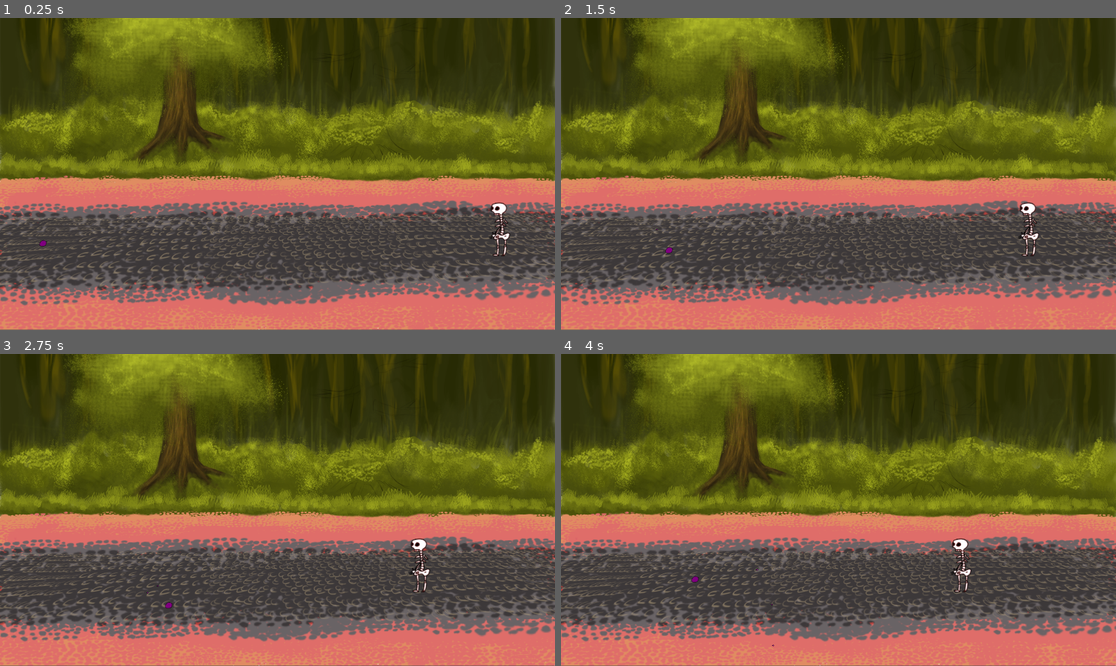
Above: before the commit, frames 1-4 (two rows, left to right).
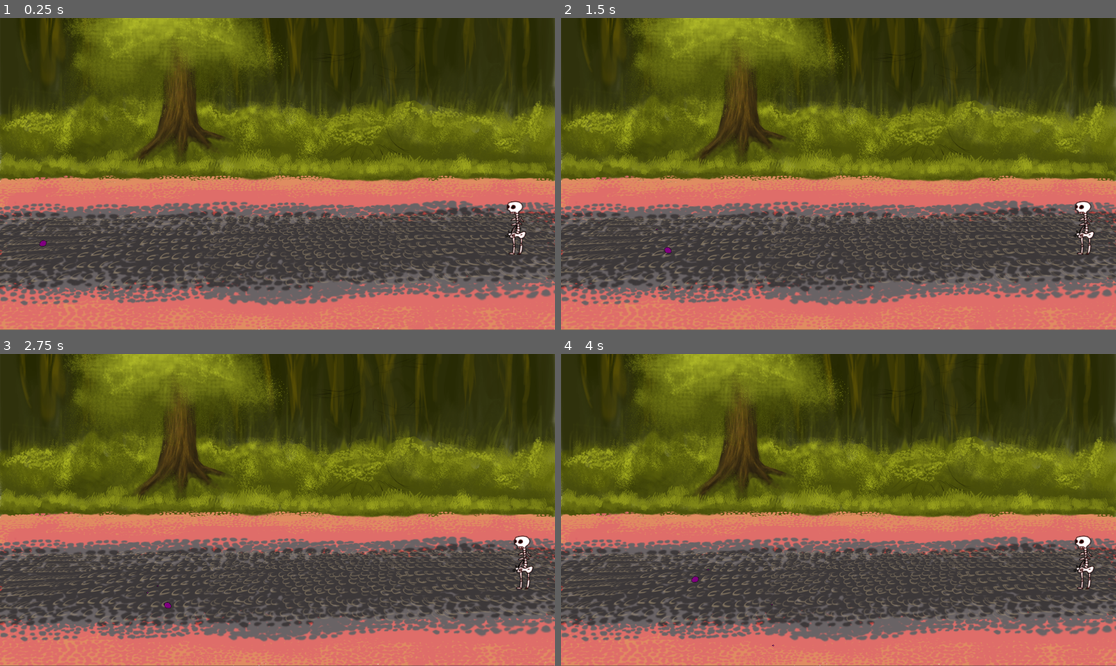
Above: after the commit, the same moments.

Repository: rcbrgs/Frankenslime
Game: Godot game, scene res://Levels/Forest.tscn
Two runs of this game, one before a commit and one after it. Both use one fixed random seed, a clock stepped at 60 frames per second and the inputs below.
Inputs:
- Up to frame 1 (0.25 s): no input
- Up to frame 2 (1.5 s): tap Enter at 0.5 s; hold Right (ui_right) 0.53-1.28 s; hold Space (ui_select) 0.53-1.28 s; hold Down (ui_down) from 1.28 s (still down); tap Space (ui_select) at 1.35 s
- Up to frame 3 (2.75 s): tap Space (ui_select) at 1.52, 1.82 s; release Down (ui_down) at 2.03 s; hold Right (ui_right) from 2.03 s (still down); hold Space (ui_select) from 2.03 s (still down)
- Up to frame 4 (4 s): release Right (ui_right) at 2.78 s; release Space (ui_select) at 2.78 s; hold Up (ui_up) 2.78-3.53 s; tap Space (ui_select) at 2.85, 3.02, 3.32, 3.5 s; hold Left (ui_left) from 3.53 s (still down); hold Space (ui_select) from 3.53 s (still down)

The runs differ from the first frame. In frame 1, 0.5% of the frame differs, in the area x 88-95%, y 58-77%; in frame 2, 0.5%; in frame 3, 0.5%, in the area x 29-97%, y 58-82%; in frame 4, 0.5%.

Commit message:
Now player and enemies change orientation and can player can shoot backwards.

Diff:
--- a/Frankenslime/Bullets/SpitBullet.gd
+++ b/Frankenslime/Bullets/SpitBullet.gd
@@ -4,8 +4,12 @@
 export (float) var speed_x
 export (float) var speed_y
 
+var facing_right = false
+
 func set_initial_position(pos):
 	position = pos
+	if not facing_right:
+		speed_x *= -1
 	apply_impulse(Vector2(0,0), Vector2(speed_x, -speed_y))
 
 func _on_SpitBullet_body_entered(body):
--- a/Frankenslime/Enemies/Enemy.tscn
+++ b/Frankenslime/Enemies/Enemy.tscn
@@ -8,6 +8,10 @@
 [node name="Movement" type="Node" parent="." index="0"]
 
 script = ExtResource( 1 )
+attack_wait_time = 2
+attack_move_speed = 5
+attack_move_wait_time = 0.05
+vision_radius = 400
 wander_range_x = 400
 wander_step_x = 25
 wander_step_y = 5
@@ -20,6 +24,20 @@
 one_shot = true
 autostart = false
 
+[node name="AttackMoveTimer" type="Timer" parent="Movement" index="1"]
+
+process_mode = 1
+wait_time = 1.0
+one_shot = true
+autostart = false
+
+[node name="AttackTimer" type="Timer" parent="Movement" index="2"]
+
+process_mode = 1
+wait_time = 1.0
+one_shot = true
+autostart = false
+
 [node name="Health" type="Node" parent="." index="1"]
 
 script = ExtResource( 2 )
--- a/Frankenslime/Enemies/Movement.gd
+++ b/Frankenslime/Enemies/Movement.gd
@@ -5,6 +5,10 @@
 var behaviour
 var initial_position
 
+export (float) var attack_wait_time = 2
+export (int) var attack_move_speed = 5
+export (float) var attack_move_wait_time = 0.05
+export (float) var vision_radius = 400
 export (int) var wander_range_x
 export (int) var wander_step_x
 export (int) var wander_step_y
@@ -13,9 +17,16 @@
 func _ready():
 	initial_position = get_parent().get_parent().position
 
-func _process(delta):
+func _physics_process(delta):
 	# update behaviour
 	behaviour = behaviours.idle
+	# can we see player?
+	var enemy = get_parent().get_parent()
+	var player = get_parent().get_parent().get_parent().get_node("Player")
+	var distance = enemy.position.distance_to(player.position)
+	#print("distance = %f" % distance)
+	if distance < vision_radius:
+		behaviour = behaviours.attacking
 
 	# act according to behaviour
 	if behaviour == behaviours.idle:
@@ -23,6 +34,27 @@
 			wander()
 			$WanderTimer.set_wait_time(wander_wait_time)
 			$WanderTimer.start()
+
+	if behaviour == behaviours.attacking:
+		#print("attacking")
+		initial_position = get_parent().get_parent().position
+		#move towards player
+		if $AttackMoveTimer.is_stopped():
+			var direction = Vector2(-1,-1)
+			#direction = player.position - enemy.position
+			if player.position.x > enemy.position.x:
+				direction.x = 1
+			if player.position.y > enemy.position.y:
+				direction.y = 1
+			set_facing(enemy.position, enemy.position + direction * attack_move_speed)
+			enemy.position += direction * attack_move_speed
+			$AttackMoveTimer.set_wait_time(attack_move_wait_time)
+			$AttackMoveTimer.start()
+		#try to shoot
+		if $AttackTimer.is_stopped():
+			enemy.shoot()
+			$AttackTimer.set_wait_time(attack_wait_time)
+			$AttackTimer.start()
 
 func wander():
 	var wander = Vector2(0,0)
@@ -42,5 +74,15 @@
 			wander.y = -wander_step_y
 	# Move the enemy
 	var en = get_parent().get_parent()
-	en.move_and_collide(wander)
+	set_facing(en.position, en.position + wander)
+	en.position += wander
 	en.position.x = clamp(en.position.x, initial_position.x - wander_range_x, initial_position.x + wander_range_x)
+
+var facing_right = false
+func set_facing(origin, destiny):
+	if destiny.x - origin.x > 0: # moving to the right
+		facing_right = true
+	else:
+		facing_right = false
+
+	get_parent().get_parent().get_node("BodySprite").flip_h = facing_right
--- a/Frankenslime/Enemies/Skeleton.gd
+++ b/Frankenslime/Enemies/Skeleton.gd
@@ -2,3 +2,6 @@
 
 func remove_hp(damage):
 	$Enemy/Health.remove_hp(damage)
+
+func shoot():
+	print("Skeleton.shoot()")
--- a/Frankenslime/Enemies/Skeleton.tscn
+++ b/Frankenslime/Enemies/Skeleton.tscn
@@ -35,7 +35,7 @@
 radius = 14.393
 height = 4.04388
 
-[node name="Skeleton" type="KinematicBody2D" index="0"]
+[node name="Skeleton" type="KinematicBody2D"]
 
 input_pickable = false
 collision_layer = 2
--- a/Frankenslime/Levels/Forest.tscn
+++ b/Frankenslime/Levels/Forest.tscn
@@ -1,14 +1,9 @@
-[gd_scene load_steps=6 format=2]
+[gd_scene load_steps=5 format=2]
 
 [ext_resource path="res://Levels/Forest background 01.png" type="Texture" id=1]
 [ext_resource path="res://Enemies/Skeleton.tscn" type="PackedScene" id=2]
 [ext_resource path="res://Player/Player.tscn" type="PackedScene" id=3]
 [ext_resource path="res://Levels/SceneParameters.gd" type="Script" id=4]
-
-[sub_resource type="RectangleShape2D" id=1]
-
-custom_solver_bias = 0.0
-extents = Vector2( 32.069, 29.1236 )
 
 [node name="Forest" type="Node"]
 
@@ -17,39 +12,18 @@
 position = Vector2( 960.056, 539.261 )
 texture = ExtResource( 1 )
 
-[node name="PlayArea" type="Area2D" parent="." index="1"]
-
-position = Vector2( 959.964, 789.039 )
-scale = Vector2( 29.7173, 3.42185 )
-input_pickable = true
-gravity_vec = Vector2( 0, 1 )
-gravity = 98.0
-linear_damp = 0.1
-angular_damp = 1.0
-audio_bus_override = false
-audio_bus_name = "Master"
-_sections_unfolded = [ "Transform" ]
-
-[node name="CollisionShape2D" type="CollisionShape2D" parent="PlayArea" index="0"]
-
-shape = SubResource( 1 )
-_sections_unfolded = [ "Transform" ]
-
-[node name="Skeleton" parent="." index="2" instance=ExtResource( 2 )]
+[node name="Skeleton" parent="." index="1" instance=ExtResource( 2 )]
 
 position = Vector2( 1779.87, 725.893 )
 scale = Vector2( 2, 2 )
 _sections_unfolded = [ "Collision", "Transform" ]
 
-[node name="Player" parent="." index="3" instance=ExtResource( 3 )]
+[node name="Player" parent="." index="2" instance=ExtResource( 3 )]
 
 position = Vector2( 146.976, 779.975 )
-_sections_unfolded = [ "Transform", "Visibility" ]
-attack_interval = 1.5
-horizontal_speed = 5
-vertical_speed = 2
+_sections_unfolded = [ "Collision", "Transform", "Visibility" ]
 
-[node name="SceneParameters" type="Node" parent="." index="4"]
+[node name="SceneParameters" type="Node" parent="." index="3"]
 
 script = ExtResource( 4 )
 min_x = 0
--- a/Frankenslime/Player/Player.gd
+++ b/Frankenslime/Player/Player.gd
@@ -5,6 +5,7 @@
 export (int) var vertical_speed = 2
 
 onready var spit_bullet_scene = preload("res://Bullets/SpitBullet.tscn")
+var facing_right = false
 
 func _physics_process(delta):
 	var motion = Vector2()
@@ -12,12 +13,15 @@
 	motion = Vector2(0,0)
 	if Input.is_action_pressed("ui_right"):
 		motion.x = horizontal_speed
+		facing_right = true
 	if Input.is_action_pressed("ui_left"):
 		motion.x = -horizontal_speed
+		facing_right = false
 	if Input.is_action_pressed("ui_up"):
 		motion.y = -vertical_speed
 	if Input.is_action_pressed("ui_down"):
 		motion.y = vertical_speed
+	set_facing()
 	var collisions = move_and_collide(motion)
 
 	# Clamp player to scene
@@ -36,5 +40,9 @@
 	#print("launch_attack")
 	var bullet = spit_bullet_scene.instance()
 	get_parent().add_child(bullet)
+	bullet.facing_right = facing_right
 	bullet.set_initial_position(position)
 	bullet.set_collision_layer_bit(3, 8) # set layer as BulletsFromPlayer
+
+func set_facing():
+	get_node("BodySprite").flip_h = facing_right
--- a/Frankenslime/Player/Player.tscn
+++ b/Frankenslime/Player/Player.tscn
@@ -17,7 +17,7 @@
 custom_solver_bias = 0.0
 radius = 11.6813
 
-[node name="Player" type="KinematicBody2D"]
+[node name="Player" type="KinematicBody2D" index="0"]
 
 input_pickable = false
 collision_layer = 1
@@ -29,7 +29,7 @@
 horizontal_speed = 5
 vertical_speed = 2
 
-[node name="AnimatedSprite" type="AnimatedSprite" parent="." index="0"]
+[node name="BodySprite" type="AnimatedSprite" parent="." index="0"]
 
 frames = SubResource( 1 )
 animation = "default"
